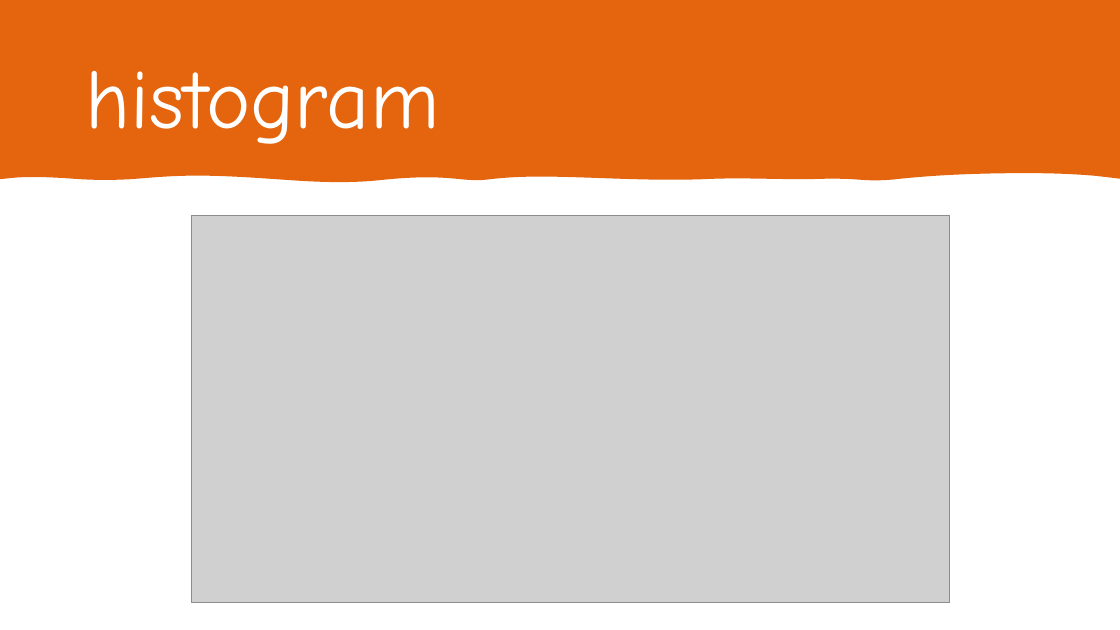
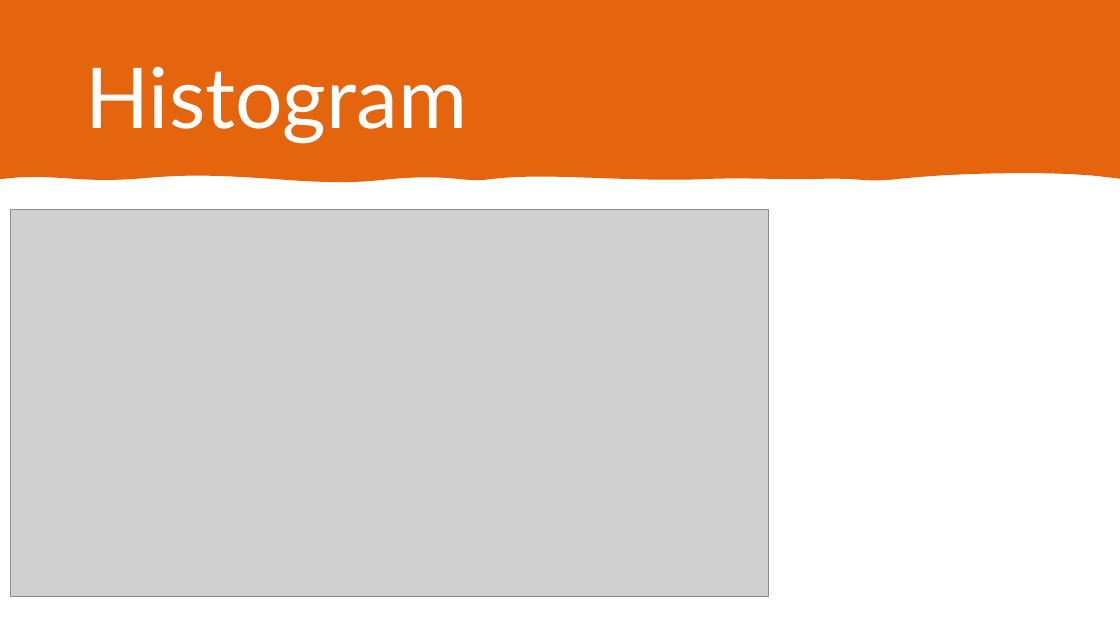
Before and after one commit to soodrk/R-Predict-Diabetes-using-Logistic-Regression, a slide deck: slide 5 of Diabetes prediction using logistic regression.pptx (slide 7 before the commit). Drawn at 1120x630 pixels with LibreOffice and Linux fonts; fonts in the diff are those of the drawing; grey boxes stand for pictures. Boxes give left, top, right and bottom in pixels: in the first picture for what was removed or moved away, otherwise in the second. Text is boxed around its words. In the diff, an @@ line names an element or a change of style, - is before the commit and + after.

```diff
--- a/Diabetes prediction using logistic regression.pptx
+++ b/Diabetes prediction using logistic regression.pptx
@@ title at (85, 66, 467, 143): text changed; font Comic Neue to Lato @@
-histogram
+Histogram
@@ picture: place and size @@
-picture at (192, 216, 950, 603)
+picture at (10, 209, 769, 597)
```
Also in this commit, not shown: 10 other slides changed, 7 slides added, 2 slides removed.
